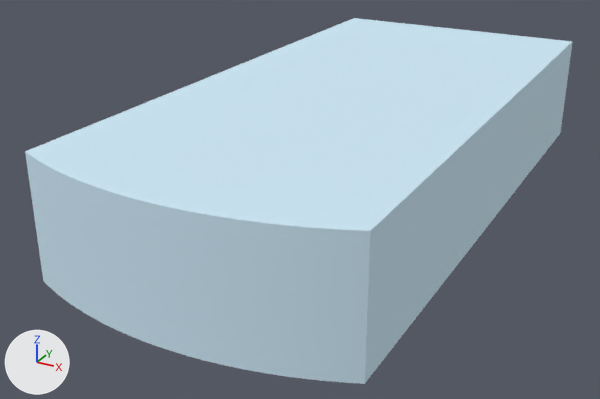
A saved change to the FBX model Unity Project/Giroux-CAP6117-SANC - crown/Assets/Models/LOD Headstones/PA-6-F.fbx.
Camera for both pictures: a 50 mm camera at (0.295, -0.9, 0.2) aimed at (-0.029, -0.312, -0.095). The lights are fixed; the arrows at lower left show +X, +Y and +Z. The older version comes first. Objects named as collision shapes, trigger or cutter boxes, shadow casters or lower levels of detail are left out. Where no turn or scale is listed for an object, it has been applied to the vertices.

Names of what the first picture shows: 'PA-6-F_LOD0'.
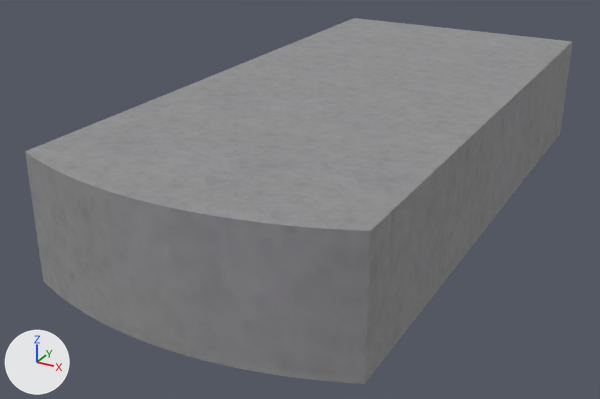
The change, as a diff of the scene's bpy script:
```diff
--- a/Unity Project/Giroux-CAP6117-SANC - crown/Assets/Models/LOD Headstones/PA-6-F.fbx.py
+++ b/Unity Project/Giroux-CAP6117-SANC - crown/Assets/Models/LOD Headstones/PA-6-F.fbx.py
@@ img_a_6_f_png @@
+img_a_6_f_png = load_image('A-6-F.png', '../../Materials/LOD Headstone Mats/A-6-F.png', 1024, 1024, 'sRGB')
@@ mat_0_615686_0_811765_0_929412_0_000000_0_134 @@
 mat_0_615686_0_811765_0_929412_0_000000_0_134 = principled_material('0.615686_0.811765_0.929412_0.000000_0.134')
-mat_0_615686_0_811765_0_929412_0_000000_0_134.base_color = (0.616, 0.812, 0.929)  # blue #cee9f7
-mat_0_615686_0_811765_0_929412_0_000000_0_134.roughness = 1.0
+mat_0_615686_0_811765_0_929412_0_000000_0_134.texture = img_a_6_f_png
+mat_0_615686_0_811765_0_929412_0_000000_0_134.roughness = 0.859
```

Location of each change, (x1, y1, x2, y2) in pixels of the pictures (600 x 399 px):
'PA-6-F_LOD0', surface changed (blue to grey)
    both: (25, 18, 573, 384)
